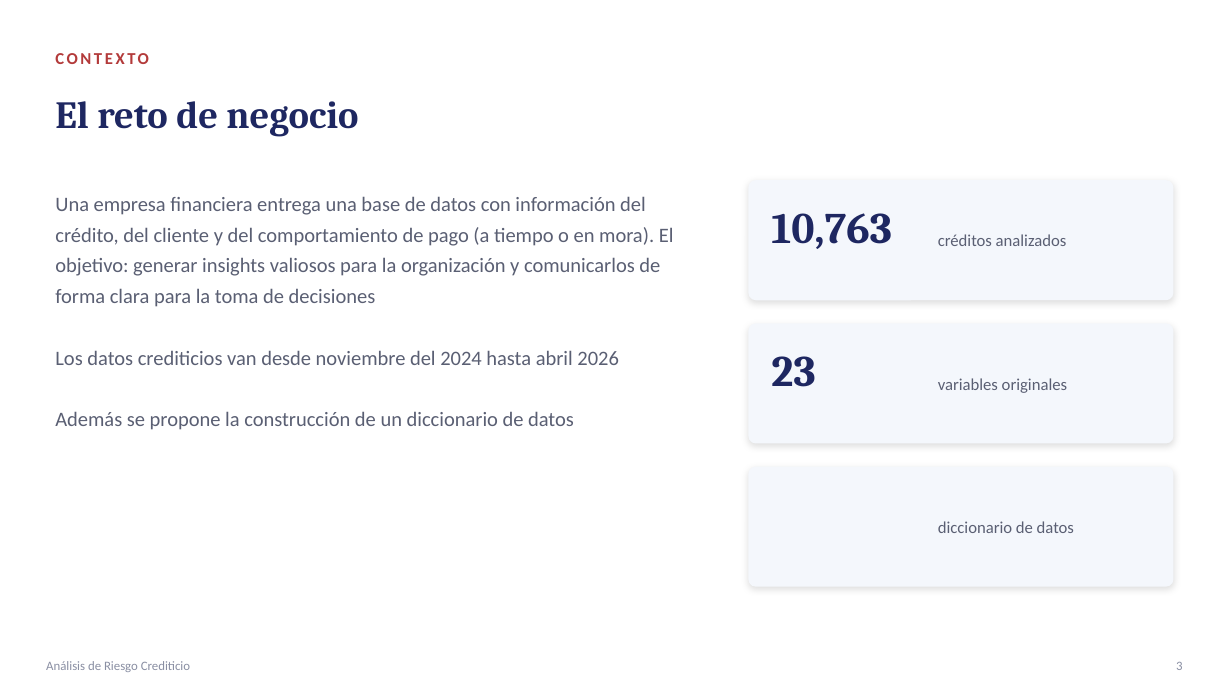
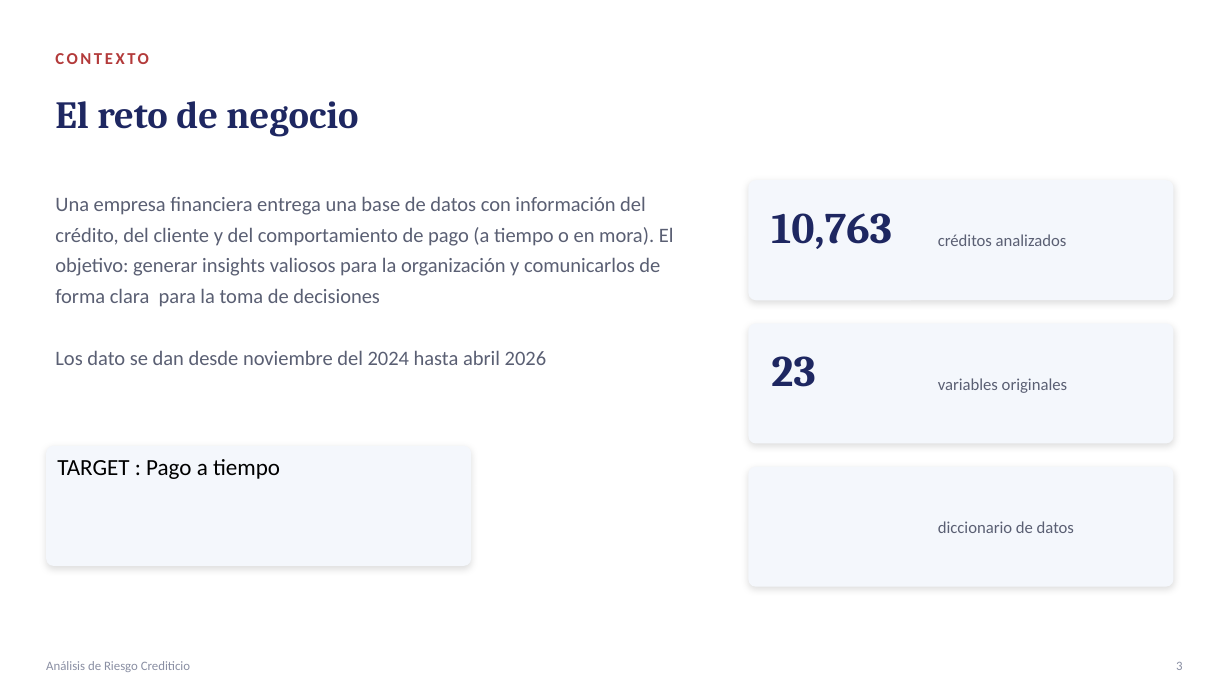
Before and after one commit to papiarcacamilo/MLOPS_CURSE, a slide deck: slide 3 of PRESENTACION.pptx. Drawn at 1232x693 pixels with LibreOffice and Linux fonts; fonts in the diff are those of the drawing. Boxes give left, top, right and bottom in pixels: in the first picture for what was removed or moved away, otherwise in the second. Text is boxed around its words. In the diff, an @@ line names an element or a change of style, - is before the commit and + after.

```diff
--- a/PRESENTACION.pptx
+++ b/PRESENTACION.pptx
@@ text at (55, 350, 547, 365): text changed @@
-Los datos crediticios van desde noviembre del 2024 hasta abril 2026
-Además se propone la construcción de un diccionario de datos
+Los dato se dan desde noviembre del 2024 hasta abril 2026
@@ rounded rectangle added at (46, 446, 471, 567), fill #F4F7FC, 18 pt, text #000000 @@
+TARGET : Pago a tiempo
```
Also in this commit, not shown: 9 other slides changed, 1 slide added, 1 slide removed, 3 other files.
